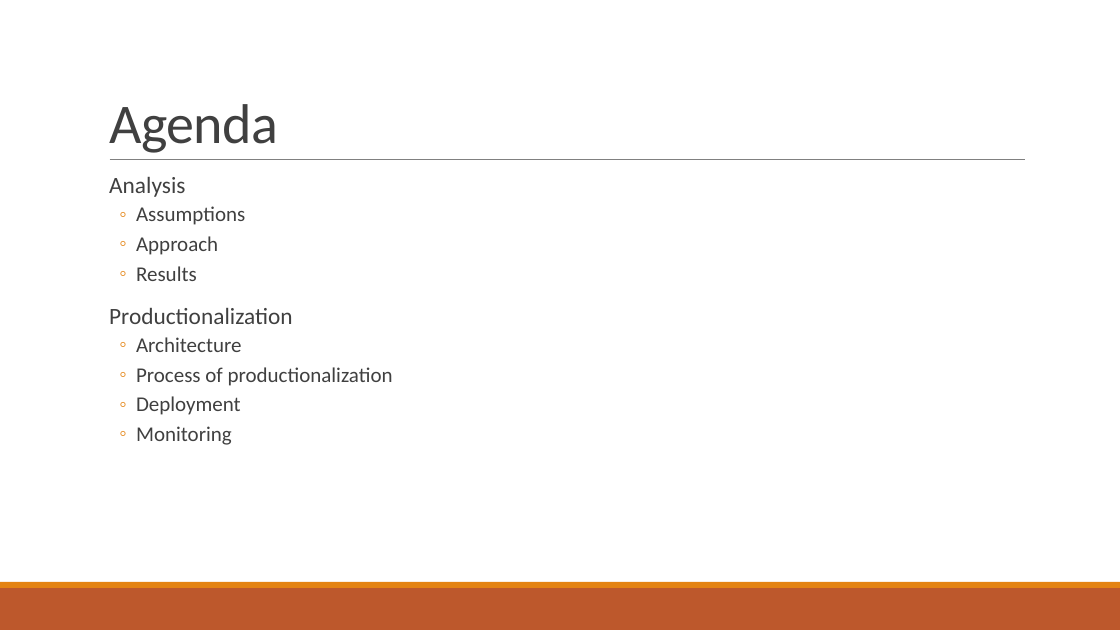
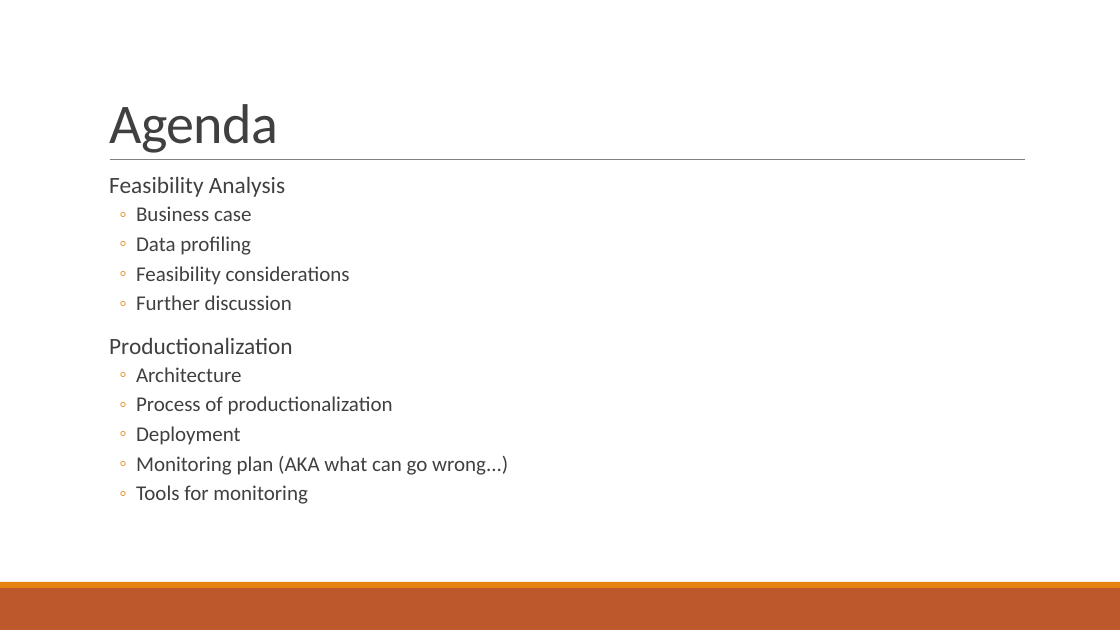
Before and after one commit to nlp-task-kp/sentiment_analysis, a slide deck: slide 2 of presentation/Sentiment analysis for EPARs.pptx. Drawn at 1120x630 pixels with LibreOffice and Linux fonts; fonts in the diff are those of the drawing. Boxes give left, top, right and bottom in pixels: in the first picture for what was removed or moved away, otherwise in the second. Text is boxed around its words. In the diff, an @@ line names an element or a change of style, - is before the commit and + after.

```diff
--- a/presentation/Sentiment analysis for EPARs.pptx
+++ b/presentation/Sentiment analysis for EPARs.pptx
@@ text at <box>109,177,350,310</box>: text changed @@
-  Analysis
-  ◦ Assumptions
-  ◦ Approach
-  ◦ Results
+  Feasibility Analysis
+  ◦ Business case
+  ◦ Data profiling
+  ◦ Feasibility considerations
+  ◦ Further discussion
@@ text at <box>136,456,508,504</box>: text changed @@
-  ◦ Monitoring
+  ◦ Monitoring plan (AKA what can go wrong...)
+  ◦ Tools for monitoring
```
Also in this commit, not shown: 11 other slides changed, 4 slides added, 2 slides removed.
